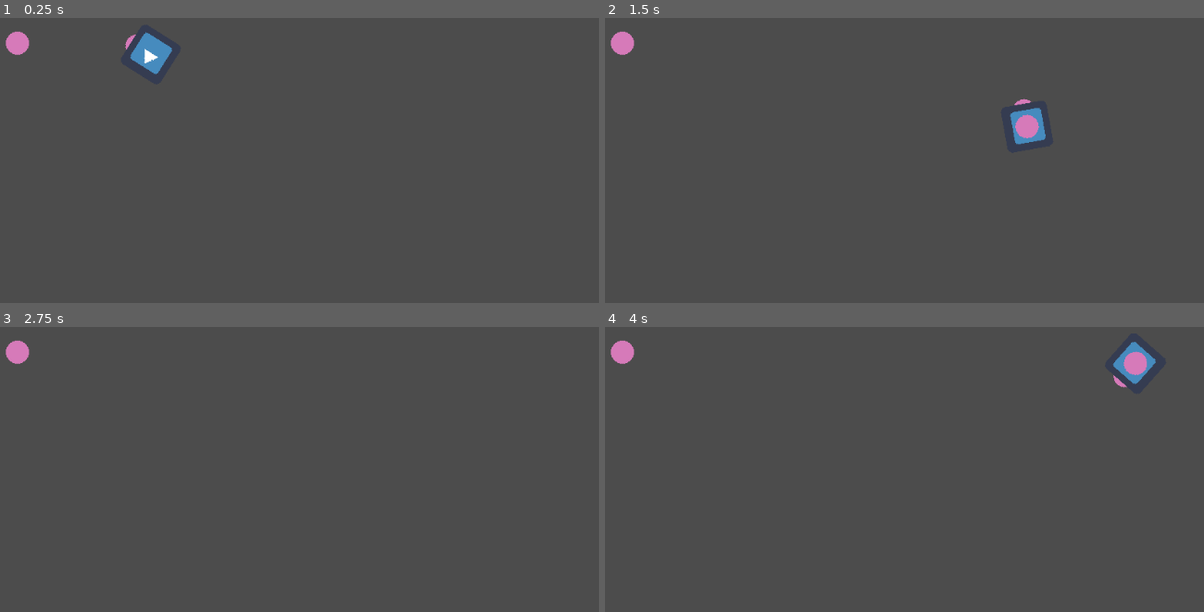
Above: before the commit, frames 1-4 (two rows, left to right).
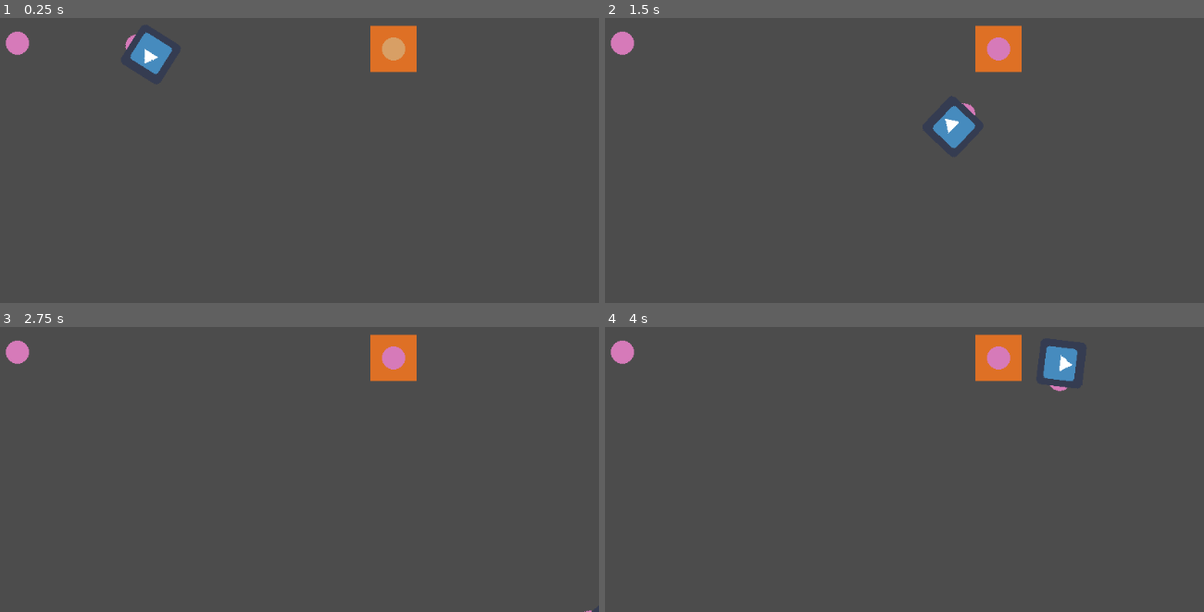
Above: after the commit, the same moments.

Repository: Riximus/JuiceJam_Laufband
Game: Godot game, scene res://main.tscn
Same seed, same stepped clock (60 frames per second), same inputs: the game is played once before the commit and once after it. The engine's default icon, where the game draws it, is replaced by a stand-in: a white triangle on a blue panel in a dark square.
Inputs (mouse positions are in pixels of both pictures, inside the frame that each line leads up to):
- Up to frame 1 (0.25 s): no input
- Up to frame 2 (1.5 s): tap Enter at 0.5 s; move the mouse to (622, 43) at 0.52 s; hold D (right) 0.53-1.28 s; click (622, 43) at 0.67 s; move the mouse to (1012, 55) at 1.27 s; hold S (down) from 1.28 s (still down); click (1012, 55) at 1.42 s
- Up to frame 3 (2.75 s): move the mouse to (outside the picture) at 2.02 s; release S (down) at 2.03 s; hold D (right) from 2.03 s (still down); click (outside the picture) at 2.17 s
- Up to frame 4 (4 s): tap Space at 2.75 s; move the mouse to (796, 480) at 2.77 s; release D (right) at 2.78 s; hold W (up) 2.78-3.53 s; click (796, 480) at 2.92 s; tap Enter at 3.5 s; move the mouse to (1054, 460) at 3.52 s; hold A (left) from 3.53 s (still down); click (1054, 460) at 3.67 s

The runs differ from the first frame. In frame 1, 1.3% of the frame differs, in the area x 61-70%, y 2-20%; in frame 2, 2.6%; in frame 3, 1.3%; in frame 4, 2.6%, in the area x 61-92%, y 2-23%.

Commit message:
pick-up and place object

Diff:
--- a/Ball.tscn
+++ b/Ball.tscn
@@ -10,11 +10,11 @@
 texture = ExtResource( 1 )
 script = ExtResource( 2 )
 
-[node name="Area2D" type="Area2D" parent="."]
+[node name="ObjectArea" type="Area2D" parent="."]
 monitoring = false
 
-[node name="CollisionShape2D" type="CollisionShape2D" parent="Area2D"]
+[node name="CollisionShape2D" type="CollisionShape2D" parent="ObjectArea"]
 shape = SubResource( 1 )
 one_way_collision_margin = 0.0
 
-[connection signal="input_event" from="Area2D" to="." method="_on_Area2D_input_event"]
+[connection signal="input_event" from="ObjectArea" to="." method="_on_Area2D_input_event"]
--- a/Border.tscn
+++ /dev/null
@@ -1,34 +0,0 @@
-[gd_scene load_steps=4 format=2]
-
-[ext_resource path="res://icon.png" type="Texture" id=1]
-
-[sub_resource type="ConvexPolygonShape2D" id=2]
-points = PoolVector2Array( 64, 64, 0, 64, 0, 0, 64, 0 )
-
-[sub_resource type="TileSet" id=1]
-0/name = "icon.png 0"
-0/texture = ExtResource( 1 )
-0/tex_offset = Vector2( 0, 0 )
-0/modulate = Color( 1, 1, 1, 1 )
-0/region = Rect2( 0, 0, 64, 64 )
-0/tile_mode = 0
-0/occluder_offset = Vector2( 0, 0 )
-0/navigation_offset = Vector2( 0, 0 )
-0/shape_offset = Vector2( 0, 0 )
-0/shape_transform = Transform2D( 1, 0, 0, 1, 0, 0 )
-0/shape = SubResource( 2 )
-0/shape_one_way = false
-0/shape_one_way_margin = 1.0
-0/shapes = [ {
-"autotile_coord": Vector2( 0, 0 ),
-"one_way": false,
-"one_way_margin": 1.0,
-"shape": SubResource( 2 ),
-"shape_transform": Transform2D( 1, 0, 0, 1, 0, 0 )
-} ]
-0/z_index = 0
-
-[node name="Border" type="TileMap"]
-tile_set = SubResource( 1 )
-cell_quadrant_size = 64
-format = 1
--- /dev/null
+++ b/Container.tscn
@@ -0,0 +1,29 @@
+[gd_scene load_steps=6 format=2]
+
+[ext_resource path="res://container.png" type="Texture" id=1]
+[ext_resource path="res://Scripts/Container.gd" type="Script" id=2]
+[ext_resource path="res://Ball.tscn" type="PackedScene" id=3]
+
+[sub_resource type="RectangleShape2D" id=1]
+extents = Vector2( 31.9262, 31.9408 )
+
+[sub_resource type="RectangleShape2D" id=2]
+extents = Vector2( 33.0521, 33.0068 )
+
+[node name="Container" type="Sprite"]
+texture = ExtResource( 1 )
+script = ExtResource( 2 )
+ball_scene = ExtResource( 3 )
+
+[node name="ContainerBody" type="StaticBody2D" parent="."]
+
+[node name="ContainerCollision" type="CollisionShape2D" parent="ContainerBody"]
+shape = SubResource( 1 )
+
+[node name="ContainerArea" type="Area2D" parent="."]
+
+[node name="ContainerAreaCollision" type="CollisionShape2D" parent="ContainerArea"]
+shape = SubResource( 2 )
+
+[connection signal="area_entered" from="ContainerArea" to="." method="_on_ContainerArea_area_entered"]
+[connection signal="input_event" from="ContainerArea" to="." method="_on_ContainerArea_input_event"]
--- a/Player.tscn
+++ b/Player.tscn
@@ -1,11 +1,17 @@
-[gd_scene load_steps=5 format=2]
+[gd_scene load_steps=7 format=2]
 
 [ext_resource path="res://icon.png" type="Texture" id=1]
 [ext_resource path="res://Scripts/Player_v1.gd" type="Script" id=2]
 [ext_resource path="res://ball.png" type="Texture" id=3]
 
-[sub_resource type="RectangleShape2D" id=1]
-extents = Vector2( 31.5027, 31.5935 )
+[sub_resource type="CircleShape2D" id=4]
+radius = 31.0718
+
+[sub_resource type="RectangleShape2D" id=3]
+extents = Vector2( 28.7254, 31.9056 )
+
+[sub_resource type="CircleShape2D" id=2]
+radius = 164.258
 
 [node name="Player" type="KinematicBody2D"]
 script = ExtResource( 2 )
@@ -19,4 +25,23 @@
 texture = ExtResource( 3 )
 
 [node name="CollisionShape2D" type="CollisionShape2D" parent="."]
-shape = SubResource( 1 )
+shape = SubResource( 4 )
+
+[node name="PickedObject" type="YSort" parent="."]
+position = Vector2( 61, 0 )
+
+[node name="PickedObjectArea" type="Area2D" parent="PickedObject"]
+position = Vector2( -0.0606499, 0 )
+
+[node name="PickedObjectCollision" type="CollisionShape2D" parent="PickedObject/PickedObjectArea"]
+shape = SubResource( 3 )
+
+[node name="InteractingArea" type="Area2D" parent="."]
+
+[node name="InteractingCollision" type="CollisionShape2D" parent="InteractingArea"]
+shape = SubResource( 2 )
+
+[connection signal="area_entered" from="PickedObject/PickedObjectArea" to="." method="_on_PickedObjectArea_area_entered"]
+[connection signal="area_exited" from="PickedObject/PickedObjectArea" to="." method="_on_PickedObjectArea_area_exited"]
+[connection signal="area_entered" from="InteractingArea" to="." method="_on_InteractingArea_area_entered"]
+[connection signal="area_exited" from="InteractingArea" to="." method="_on_InteractingArea_exited"]
--- a/Scripts/Ball.gd
+++ b/Scripts/Ball.gd
@@ -2,8 +2,6 @@
 
 signal picked_up
 
-var boolean : bool
-
-func _on_Area2D_input_event(viewport, event, shape_idx):
+func _on_Area2D_input_event(_viewport, event, _shape_idx):
 	if event is InputEventMouseButton and event.button_index == BUTTON_LEFT and event.pressed == true:
 		emit_signal("picked_up")
--- /dev/null
+++ b/Scripts/Container.gd
@@ -0,0 +1,25 @@
+extends Sprite
+
+export (PackedScene) var ball_scene
+
+signal placing_object
+signal has_object
+
+func _ready():
+	get_parent().get_node("Player").connect("placed_object", self, "_placed_object")
+
+func _on_ContainerArea_input_event(_viewport, event, _shape_idx):
+	if event is InputEventMouseButton and event.button_index == BUTTON_LEFT and event.pressed == true:
+		emit_signal("placing_object")
+
+func _on_ContainerArea_area_entered(area):
+	#print(area.name)
+	if area.name == "PickedObjectArea" and has_node("Ball"):
+		#print('area.name == "PickedObjectArea" and has_node("Ball")')
+		emit_signal("has_object", true)
+	elif area.name == "PickedObjectArea" and !has_node("Ball"):
+		emit_signal("has_object", false)
+
+func _placed_object():
+	var ball_instance = ball_scene.instance() # object gets instantiated
+	add_child(ball_instance)
--- a/Scripts/Player_v1.gd
+++ b/Scripts/Player_v1.gd
@@ -1,22 +1,28 @@
 extends KinematicBody2D
+
+export (PackedScene) var ball_scene
 
 export var speed : float = 500
 
-export (PackedScene) var ball_scene
+signal placed_object
 
 var direction : Vector2
-var dir : float
+var interactArea : bool
+var hasObject : bool
+var pickedObjectArea : bool
 
 #onready var ball_scene = preload("res://Ball.tscn")
 
 func _ready():
 	get_parent().get_node("Ball").connect("picked_up", self, "_picked_up_ball")
+	get_parent().get_node("Container").connect("placing_object", self, "_placing_in_container")
+	get_parent().get_node("Container").connect("has_object", self, "_has_object")
 
 func _physics_process(_delta: float):
 	player_move()
 
 func player_move():
-	var direction: Vector2 = get_direction()
+	direction = get_direction()
 	if direction.length() > 1.0: #for vertical movement
 		direction = direction.normalized()
 	look_at(get_global_mouse_position())
@@ -28,7 +34,47 @@
 		Input.get_action_strength("down") - Input.get_action_strength("up")
 	)
 
+### SIGNALS ###
 func _picked_up_ball():
-	var ball_instance = ball_scene.instance()
-	add_child(ball_instance)
-	print("hey")
+	var ball_instance = ball_scene.instance() # object gets instantiated
+	if interactArea:
+		if get_node("PickedObject").has_node("Ball"):
+			print("has ball")
+		else:
+			get_node("PickedObject").add_child(ball_instance)
+	else:
+		print("too far away")
+
+func _placing_in_container():
+	if get_node("PickedObject").has_node("Ball") and pickedObjectArea and !hasObject:
+		get_node("PickedObject/Ball").queue_free()
+		emit_signal("placed_object") # placed object signal
+		print("placed the object")
+	elif get_node("PickedObject").has_node("Ball") and pickedObjectArea and hasObject:
+		print("already occupied")
+	elif !get_node("PickedObject").has_node("Ball") and pickedObjectArea:
+		print("has no ball to place")
+	else:
+		print("get a ball")
+
+func _on_InteractingArea_area_entered(area):
+	interactArea = true
+	get_node("PickedObject/PickedObjectArea").set_deferred("Monitorable", true)
+	#print(area.name)
+
+func _on_InteractingArea_exited(area):
+	interactArea = false
+	get_node("PickedObject/PickedObjectArea").set_deferred("Monitorable", false)
+
+func _on_PickedObjectArea_area_entered(area):
+	if area.name == "ContainerArea":
+		#print("inside containerArea")
+		pickedObjectArea = true
+
+func _on_PickedObjectArea_area_exited(area):
+	if area.name == "ContainerArea":
+		#print("outside containerArea")
+		pickedObjectArea = false
+
+func _has_object(boolean):
+	hasObject = boolean
--- a/main.tscn
+++ b/main.tscn
@@ -1,7 +1,7 @@
 [gd_scene load_steps=4 format=2]
 
 [ext_resource path="res://Player.tscn" type="PackedScene" id=1]
-[ext_resource path="res://Border.tscn" type="PackedScene" id=2]
+[ext_resource path="res://Container.tscn" type="PackedScene" id=2]
 [ext_resource path="res://Ball.tscn" type="PackedScene" id=3]
 
 [node name="main" type="Node2D"]
@@ -9,8 +9,9 @@
 [node name="Ball" parent="." instance=ExtResource( 3 )]
 position = Vector2( 220.479, 239.598 )
 
-[node name="Border" parent="." instance=ExtResource( 2 )]
-
 [node name="Player" parent="." instance=ExtResource( 1 )]
 position = Vector2( 404.332, 255.628 )
 ball_scene = ExtResource( 3 )
+
+[node name="Container" parent="." instance=ExtResource( 2 )]
+position = Vector2( 739.997, 248.239 )
Binary file added: container.aseprite
Binary file added: container.png
Not shown, added: container.png.import
